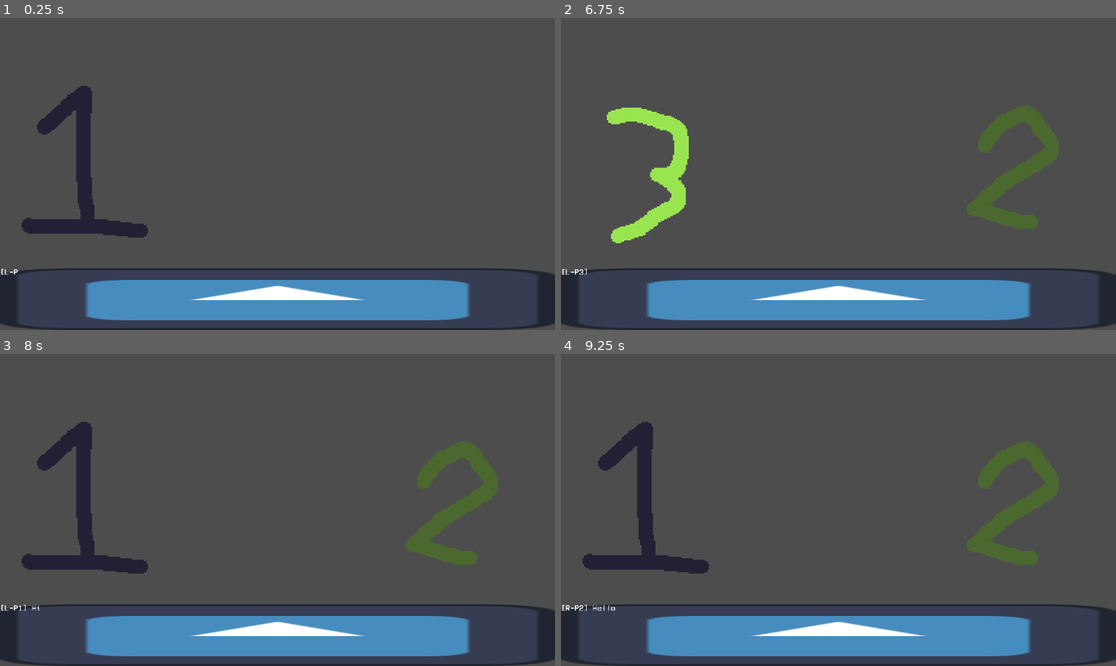
Above: before the commit, frames 1-4 (two rows, left to right).
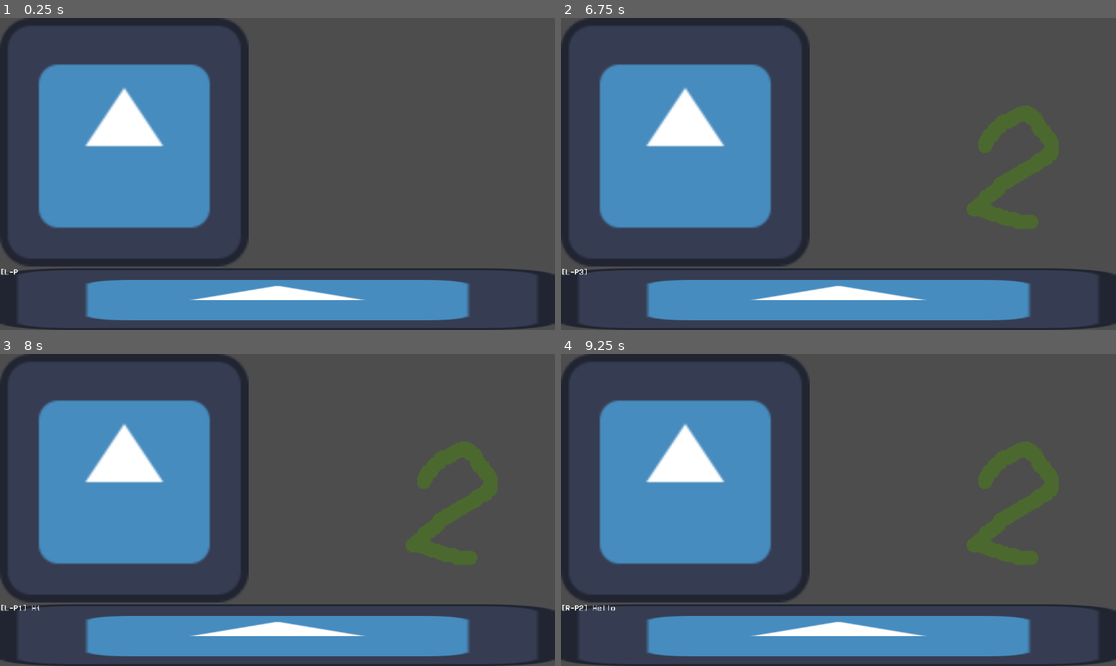
Above: after the commit, the same moments.

Repository: defeef/Yuri-Game-Jam
Game: Godot game, scene res://vn_ui.tscn
Two runs of this game, one before a commit and one after it. Both use one fixed random seed, a clock stepped at 60 frames per second and the inputs below. The engine's default icon, where the game draws it, is replaced by a stand-in: a white triangle on a blue panel in a dark square.
Inputs (mouse positions are in pixels of both pictures, inside the frame that each line leads up to):
- Up to frame 1 (0.25 s): no input
- Up to frame 2 (6.75 s): click (838, 142) at 0.52 s; tap Enter at 1.25, 2.75, 4.25 s; hold Space (next) 1.28-2.03 s; hold Backspace (back) 2.03-2.78 s; tap Space (next) every 1.5 s from 2.1 to 6.6 s; hold Space (next) 2.78-3.53 s; hold Space (next) 4.28-5.03 s; hold Backspace (back) 4.28-6.53 s; hold Space (next) 5.78-6.53 s
- Up to frame 3 (8 s): hold Space (next) from 7.28 s (still down)
- Up to frame 4 (9.25 s): release Space (next) at 8.03 s; tap Space (next) at 8.1 s; hold Backspace (back) from 8.78 s (still down); hold Space (next) from 8.78 s (still down)

The runs differ from the first frame. In frame 1, 22% of the frame differs, in the area x 0-45%, y 0-80%; in frame 2, 21%; in frame 3, 22%; in frame 4, 22%.

Commit message:
Add container for choice menu

Diff:
--- /dev/null
+++ b/VNChoiceMenu.gd
@@ -0,0 +1,9 @@
+extends VBoxContainer
+
+var height_from
+
+func _ready():
+	height_from = get_parent().get_node("VBoxContainer/Scene")
+
+func _process(delta):
+	size.y = height_from.size.y
--- a/project.godot
+++ b/project.godot
@@ -10,7 +10,7 @@
 
 [application]
 
-config/name="Visual Novel Test"
+config/name="Yuri Game Jam"
 run/main_scene="res://vn_ui.tscn"
 config/features=PackedStringArray("4.1", "Forward Plus")
 config/icon="res://icon.svg"
--- a/vn_ui.gd
+++ b/vn_ui.gd
@@ -4,9 +4,9 @@
 var lines = []
 @onready var current_line = 0
 
-@onready var label = $"MarginContainer/VBoxContainer/TextureRect/RichTextLabel"
-@onready var img1 = $"MarginContainer/VBoxContainer/HBoxContainer/VBoxContainer/TextureRect"
-@onready var img2 = $"MarginContainer/VBoxContainer/HBoxContainer/VBoxContainer2/TextureRect"
+@onready var label = $"MarginContainer/VBoxContainer/HudBar/RichTextLabel"
+@onready var img1 = $"MarginContainer/VBoxContainer/Scene/VBoxContainer/TextureRect"
+@onready var img2 = $"MarginContainer/VBoxContainer/Scene/VBoxContainer2/TextureRect"
 const sprite_size = Vector2(128, 128)
 
 func _ready():
--- a/vn_ui.tscn
+++ b/vn_ui.tscn
@@ -1,8 +1,9 @@
-[gd_scene load_steps=6 format=3 uid="uid://cekn2inj7mgrt"]
+[gd_scene load_steps=7 format=3 uid="uid://cekn2inj7mgrt"]
 
 [ext_resource type="Script" path="res://vn_ui.gd" id="1_bf6w3"]
 [ext_resource type="Texture2D" uid="uid://bsaqefbsq5cap" path="res://icon.svg" id="2_1gfvi"]
 [ext_resource type="FontFile" uid="uid://c1mwr5lryspdk" path="res://fonts/VCR_OSD_MONO_1.001.ttf" id="3_bbsag"]
+[ext_resource type="Script" path="res://VNChoiceMenu.gd" id="4_qaq3m"]
 
 [sub_resource type="AtlasTexture" id="AtlasTexture_i64b4"]
 
@@ -31,16 +32,16 @@
 layout_mode = 2
 alignment = 1
 
-[node name="HBoxContainer" type="HBoxContainer" parent="MarginContainer/VBoxContainer"]
+[node name="Scene" type="HBoxContainer" parent="MarginContainer/VBoxContainer"]
 layout_mode = 2
 size_flags_vertical = 3
 
-[node name="VBoxContainer" type="VBoxContainer" parent="MarginContainer/VBoxContainer/HBoxContainer"]
+[node name="VBoxContainer" type="VBoxContainer" parent="MarginContainer/VBoxContainer/Scene"]
 layout_mode = 2
 size_flags_horizontal = 3
 alignment = 2
 
-[node name="TextureRect" type="TextureRect" parent="MarginContainer/VBoxContainer/HBoxContainer/VBoxContainer"]
+[node name="TextureRect" type="TextureRect" parent="MarginContainer/VBoxContainer/Scene/VBoxContainer"]
 texture_filter = 1
 layout_mode = 2
 size_flags_horizontal = 3
@@ -49,17 +50,17 @@
 expand_mode = 5
 stretch_mode = 5
 
-[node name="VSeparator" type="VSeparator" parent="MarginContainer/VBoxContainer/HBoxContainer"]
+[node name="VSeparator" type="VSeparator" parent="MarginContainer/VBoxContainer/Scene"]
 modulate = Color(1, 1, 1, 0)
 layout_mode = 2
 size_flags_horizontal = 3
 
-[node name="VBoxContainer2" type="VBoxContainer" parent="MarginContainer/VBoxContainer/HBoxContainer"]
+[node name="VBoxContainer2" type="VBoxContainer" parent="MarginContainer/VBoxContainer/Scene"]
 layout_mode = 2
 size_flags_horizontal = 3
 alignment = 2
 
-[node name="TextureRect" type="TextureRect" parent="MarginContainer/VBoxContainer/HBoxContainer/VBoxContainer2"]
+[node name="TextureRect" type="TextureRect" parent="MarginContainer/VBoxContainer/Scene/VBoxContainer2"]
 texture_filter = 1
 layout_mode = 2
 size_flags_horizontal = 3
@@ -68,12 +69,12 @@
 expand_mode = 5
 stretch_mode = 5
 
-[node name="TextureRect" type="TextureRect" parent="MarginContainer/VBoxContainer"]
+[node name="HudBar" type="TextureRect" parent="MarginContainer/VBoxContainer"]
 clip_contents = true
 layout_mode = 2
 texture = ExtResource("2_1gfvi")
 
-[node name="RichTextLabel" type="RichTextLabel" parent="MarginContainer/VBoxContainer/TextureRect"]
+[node name="RichTextLabel" type="RichTextLabel" parent="MarginContainer/VBoxContainer/HudBar"]
 layout_mode = 0
 offset_right = 1152.0
 offset_bottom = 15.0
@@ -82,3 +83,14 @@
 text = "[center]asdfasftest12345678900987654321qwertyulkhgfdertyhjnb[/center]"
 fit_content = true
 shortcut_keys_enabled = false
+
+[node name="VBoxContainer2" type="VBoxContainer" parent="MarginContainer"]
+layout_mode = 2
+alignment = 1
+script = ExtResource("4_qaq3m")
+
+[node name="TextureButton" type="TextureButton" parent="MarginContainer/VBoxContainer2"]
+layout_mode = 2
+size_flags_vertical = 3
+texture_normal = ExtResource("2_1gfvi")
+stretch_mode = 4
